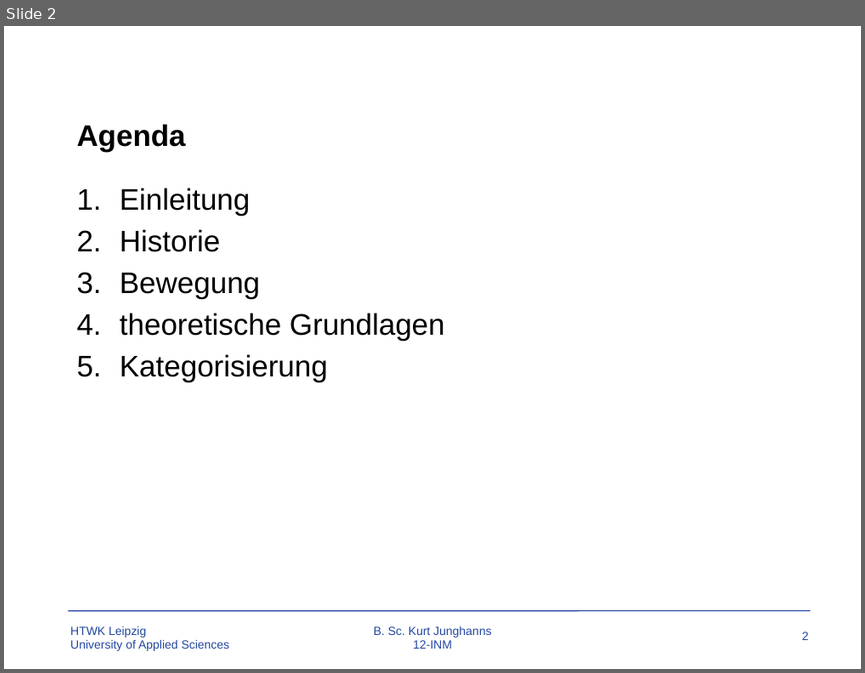
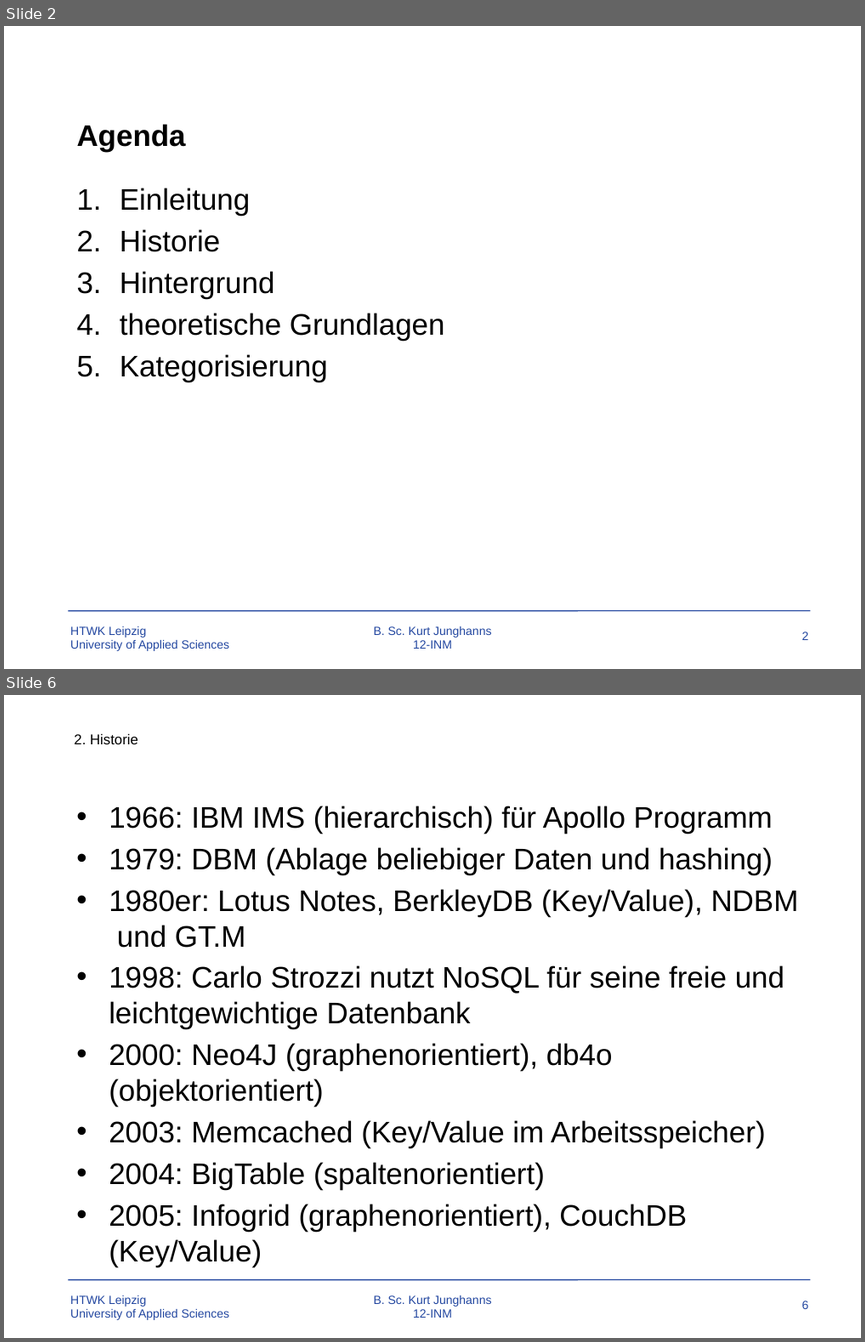
Before and after one commit to TBoonX/OS-Datenbanken, a slide deck: Praesentation.pptx. Shown one above the other, each under a label of ours: slide 2 before the commit, slides 2 and 6 after it; the slides between them are not shown. The pictures are 865x673 and 865x1342 pixels, drawn with LibreOffice and Linux fonts; fonts in the diff are those of the drawing; background and template pictures are left out. Boxes give left, top, right and bottom in pixels: in the first picture for what was removed or moved away, otherwise in the second. Text is boxed around its words. In the diff, an @@ line names an element or a change of style, - is before the commit and + after.

```diff
--- a/Praesentation.pptx
+++ b/Praesentation.pptx
@@ slide 6 added at box(4, 695, 861, 1338), background #FFFFFF; not listed: 4 template elements that a slide beside it also shows @@
@@ text added at box(74, 734, 138, 744), 12 pt, text #000000 @@
+2. Historie
@@ text added at box(109, 805, 799, 1267), 25 pt, text #000000 @@
+• 1966: IBM IMS (hierarchisch) für Apollo Programm
+• 1979: DBM (Ablage beliebiger Daten und hashing)
+• 1980er: Lotus Notes, BerkleyDB (Key/Value), NDBM und GT.M
+• 1998: Carlo Strozzi nutzt NoSQL für seine freie und leichtgewichtige Datenbank
+• 2000: Neo4J (graphenorientiert), db4o (objektorientiert)
+• 2003: Memcached (Key/Value im Arbeitsspeicher)
+• 2004: BigTable (spaltenorientiert)
+• 2005: Infogrid (graphenorientiert), CouchDB (Key/Value)
@@ slide 2 changed as well @@
@@ text at box(120, 271, 275, 299): text changed @@
-3. Bewegung
+3. Hintergrund
```
Also in this commit, not shown: 2 other slides changed, 24 other slides added, 1 slide removed, 20 other files.
